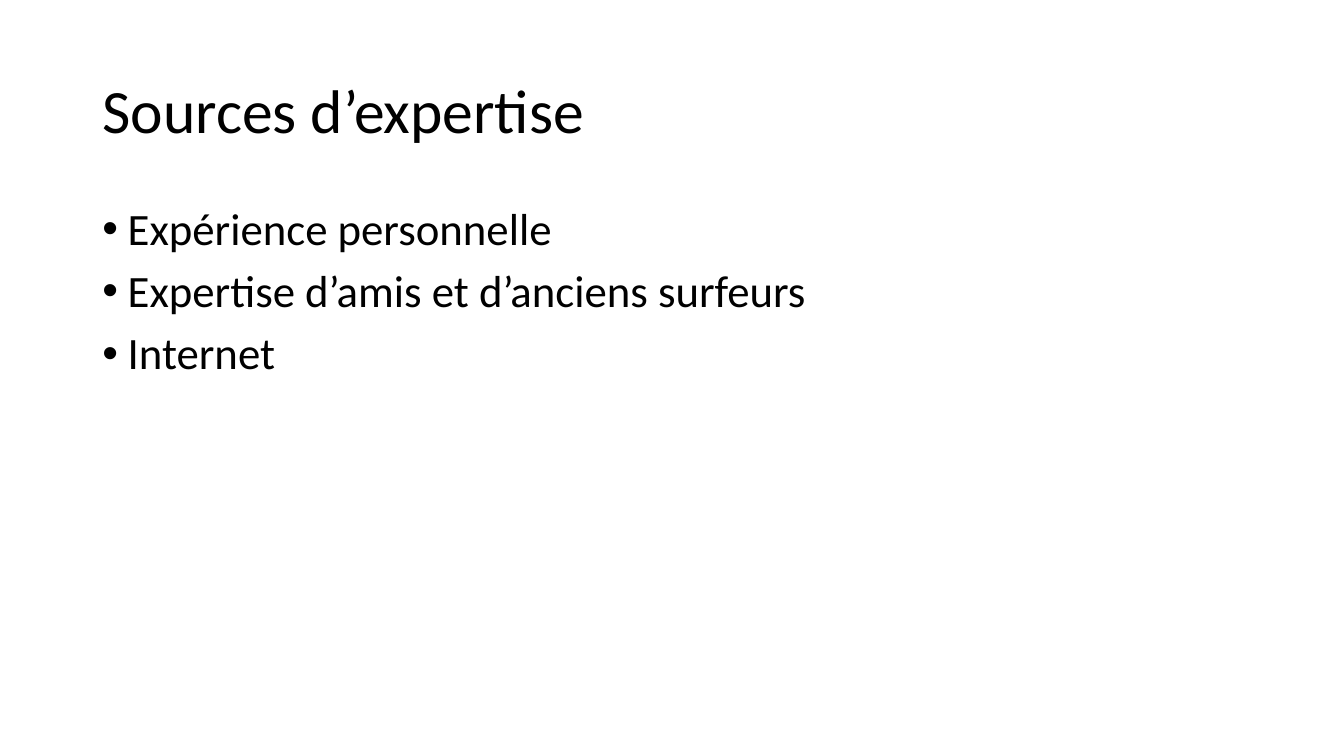
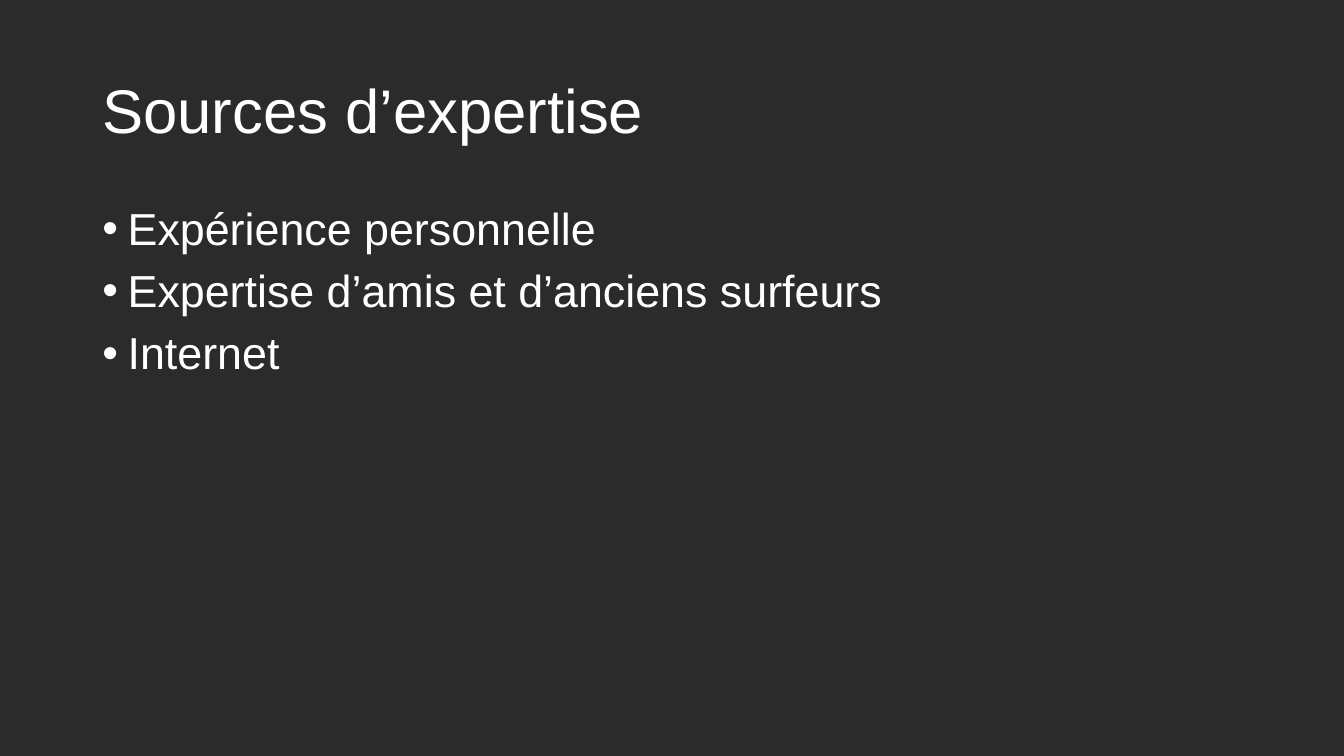
Before and after one commit to anthonygal/AI_Surf_Expert_System, a slide deck: slide 3 of Soutenance_Projet.pptx. Drawn at 1344x756 pixels with LibreOffice and Linux fonts; fonts in the diff are those of the drawing; background and template pictures are left out; a plain dark background stands for a picture behind light text. Boxes give left, top, right and bottom in pixels: in the first picture for what was removed or moved away, otherwise in the second. Text is boxed around its words. In the diff, an @@ line names an element or a change of style, - is before the commit and + after.

```diff
--- a/Soutenance_Projet.pptx
+++ b/Soutenance_Projet.pptx
@@ background #FFFFFF to picture (left out) @@
@@ title "Sources d’expertise" at box(102, 88, 643, 145): font Calibri to Arial, text colour #000000 to #FFFFFF @@
@@ text "Expérience personnelle" at box(128, 212, 882, 370): font Calibri to Arial, text colour #000000 to #FFFFFF @@
```
Also in this commit, not shown: 6 other slides changed, 1 other file.
